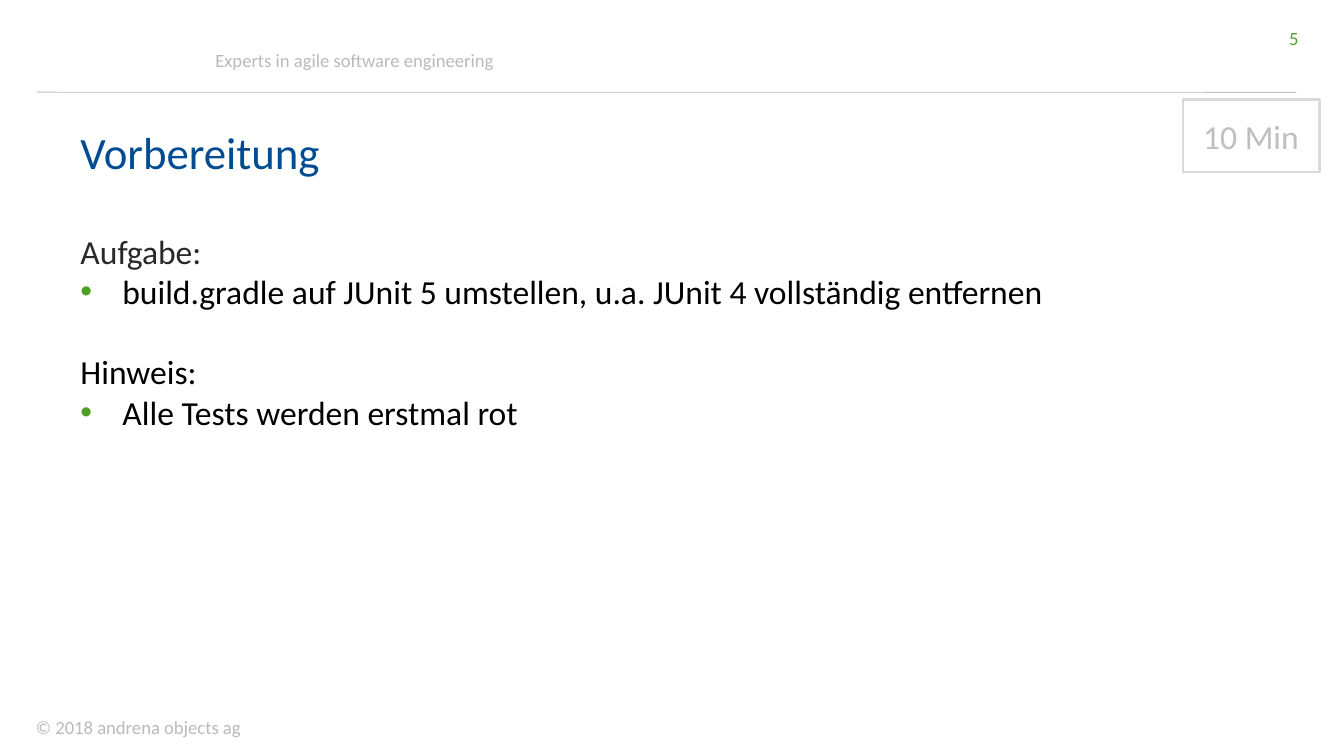
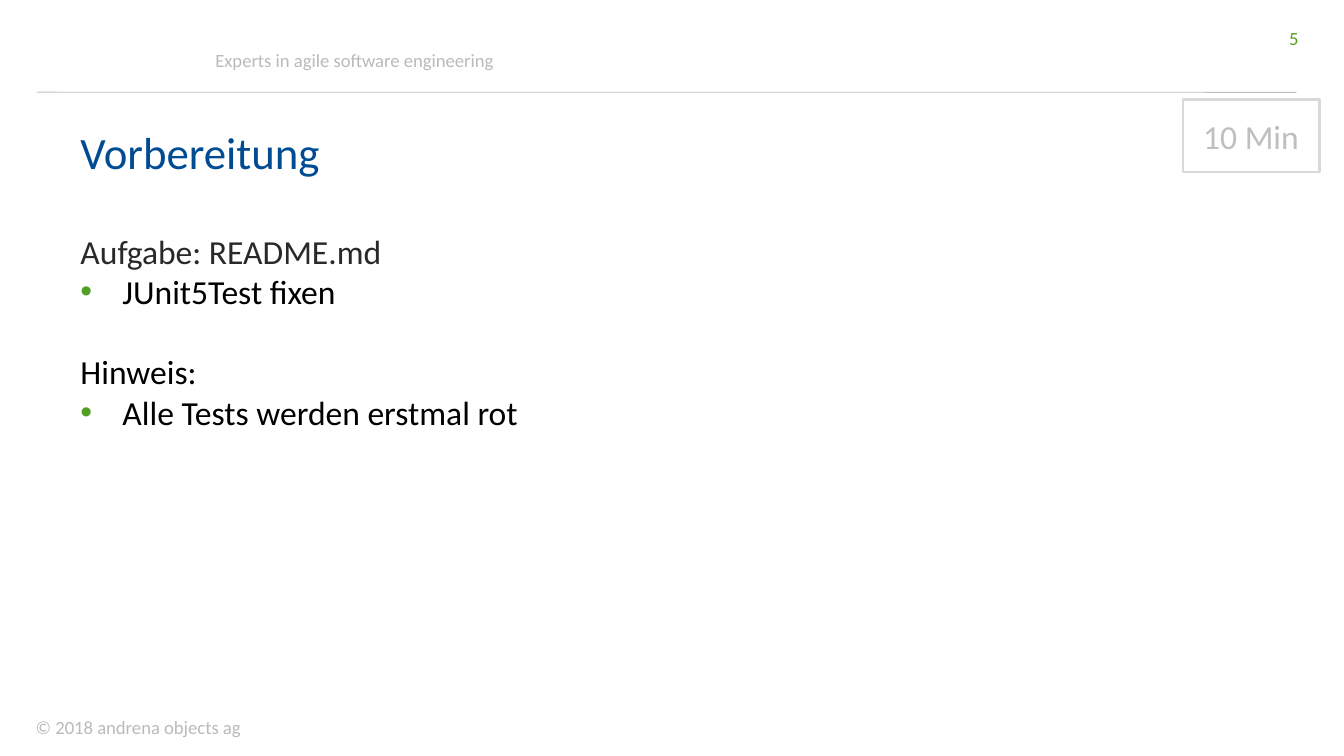
Before and after one commit to andrena/junit5-workshop-et-ka-2018, a slide deck: slide 5 of files/Folien.pptx. Drawn at 1344x756 pixels with LibreOffice and Linux fonts; fonts in the diff are those of the drawing; background and template pictures are left out. Boxes give left, top, right and bottom in pixels: in the first picture for what was removed or moved away, otherwise in the second. Text is boxed around its words. In the diff, an @@ line names an element or a change of style, - is before the commit and + after.

Commit message:
Folien

```diff
--- a/files/Folien.pptx
+++ b/files/Folien.pptx
@@ text at [80,240,381,305]: text changed; text colour #000000 to #292929 @@
-Aufgabe:
-• build.gradle auf JUnit 5 umstellen, u.a. JUnit 4 vollständig entfernen
+Aufgabe: README.md
+• JUnit5Test fixen
```
Also in this commit, not shown: 10 other slides changed, 1 slide added.
